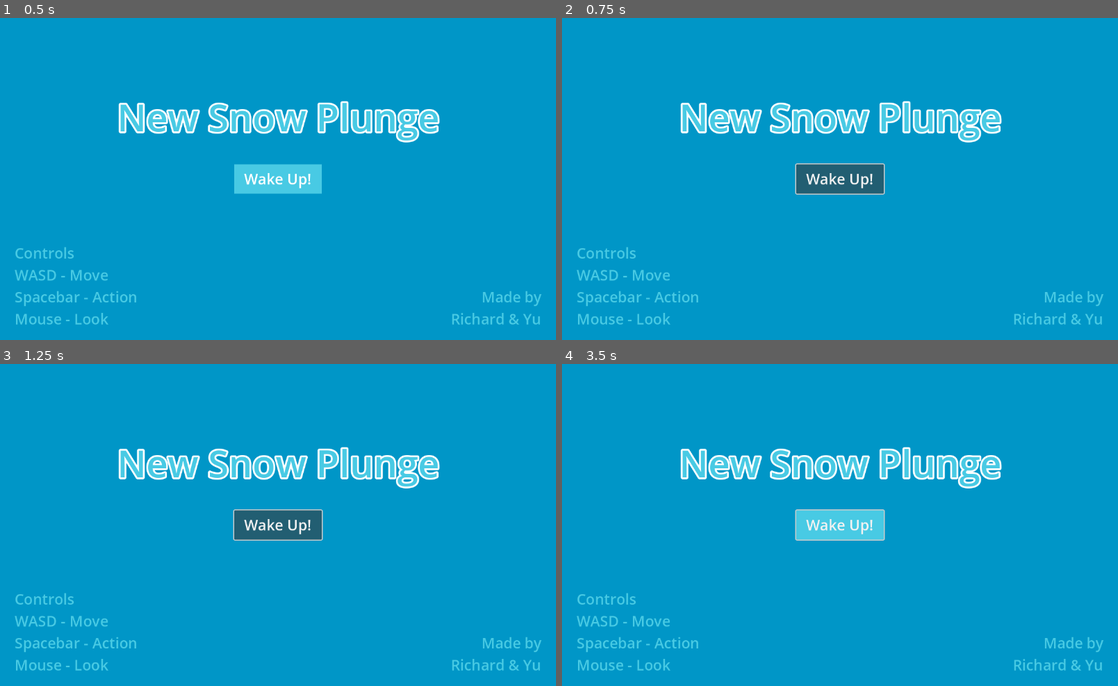
Above: before the commit, frames 1-4 (two rows, left to right).
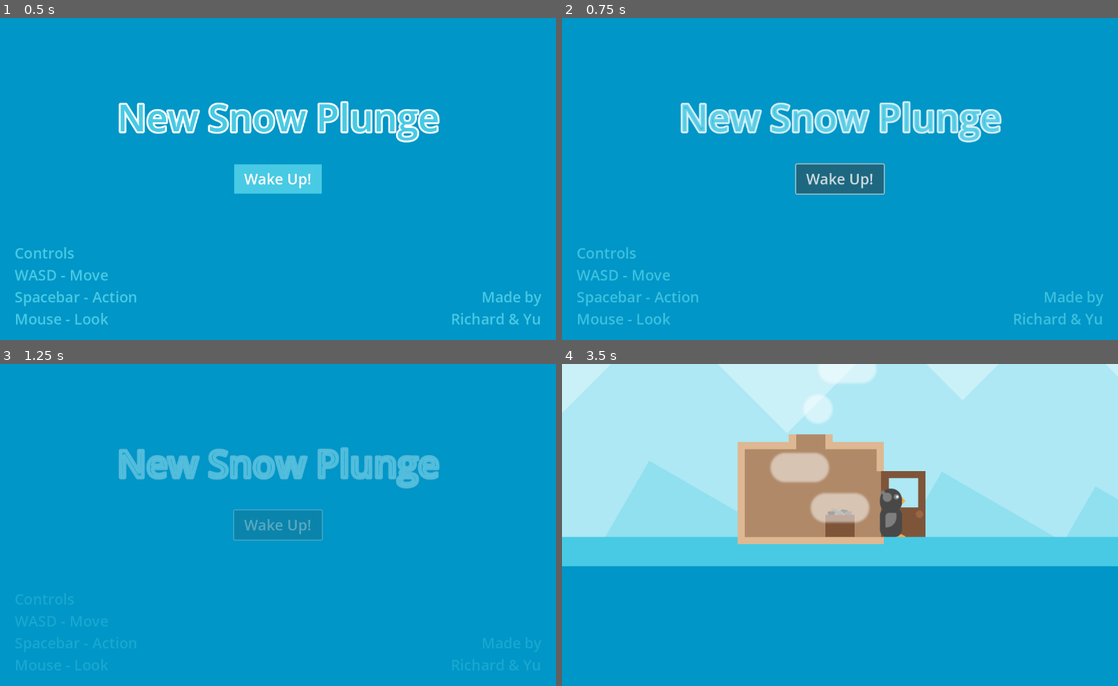
Above: after the commit, the same moments.

Repository: strawstack/MinnHax2025
Game: Godot game, scene res://main_2d.tscn
Two runs of this game, one before a commit and one after it. Both use one fixed random seed, a clock stepped at 60 frames per second and the inputs below. Before the commit the project starts from res://main.tscn.
Inputs (mouse positions are in pixels of both pictures, inside the frame that each line leads up to):
- Up to frame 1 (0.5 s): no input
- Up to frame 2 (0.75 s): click "Wake Up!" at 0.5 s
- Up to frame 3 (1.25 s): no input
- Up to frame 4 (3.5 s): move the mouse to (962, 508) at 1.27 s; hold D (right) 1.28-2.03 s; tap Space (space) at 1.35, 2.3, 3.05 s; move the mouse to (728, 541) at 2.02 s; hold S (back) 2.03-2.78 s; click (728, 541) at 2.1 s; move the mouse to (895, 454) at 2.77 s; hold D (right) from 2.78 s (still down); hold Shift (shift) from 2.78 s (still down)

Frame 1 is identical in both runs. In frame 2, 1.7% of the frame differs, in the area x 21-79%, y 25-55%; in frame 3, 4.7%; in frame 4, 64%, in the area x 0-100%, y 0-96%.

Commit message:
Start button camera animation event. Player controls. Some 2D physics bounds. Working on player jump

Diff:
--- /dev/null
+++ b/gc_main_2d.gd
@@ -0,0 +1,27 @@
+extends Node2D
+
+var player
+var camera
+var animation
+
+
+func _ready():
+	player = $Player
+	camera = $Camera2D
+	animation = $AnimationPlayer
+
+func _on_start_button_pressed():
+	animation.play("fade_out_ui")
+
+func tween_complete():
+	camera.reparent(player)
+
+func camera_to_player_tween():
+	var to = $Player.position
+	var tween = get_tree().create_tween()
+	tween.tween_property(camera, "position", to, 2.0)
+	tween.tween_callback(tween_complete)
+
+func _on_animation_player_animation_finished(anim_name):
+	if anim_name == "fade_out_ui":
+		camera_to_player_tween()
--- a/main.tscn
+++ /dev/null
@@ -1,198 +0,0 @@
-[gd_scene load_steps=12 format=3 uid="uid://cyniy5kyw6wy5"]
-
-[ext_resource type="Texture2D" uid="uid://bvm7j2tyrrjhf" path="res://images/ice_floor.png" id="1_5vw27"]
-[ext_resource type="Texture2D" uid="uid://d3np33y0fp16a" path="res://images/mountain_back.png" id="2_kek77"]
-[ext_resource type="Texture2D" uid="uid://c0mdxquy6v5sl" path="res://images/mountain_front.png" id="3_4c57u"]
-[ext_resource type="Texture2D" uid="uid://dt66cnlned1dv" path="res://images/player.png" id="4_efxa6"]
-[ext_resource type="Texture2D" uid="uid://cl4ciordjkjhd" path="res://images/sauna_room.png" id="5_dg77c"]
-[ext_resource type="Texture2D" uid="uid://dian7j7fogqs4" path="res://images/smoke.png" id="6_ycdy4"]
-[ext_resource type="Texture2D" uid="uid://d1136lp0vy0rw" path="res://images/smoke_large.png" id="7_w48qg"]
-[ext_resource type="Texture2D" uid="uid://brr5qnrvjrw7a" path="res://images/stone_sauna.png" id="8_vivmo"]
-[ext_resource type="Texture2D" uid="uid://bd1rkq3h2p4tg" path="res://images/door_close.png" id="9_4c57u"]
-[ext_resource type="Texture2D" uid="uid://b3c4v1waoftlk" path="res://images/door_open.png" id="10_efxa6"]
-
-[sub_resource type="StyleBoxFlat" id="StyleBoxFlat_4c57u"]
-bg_color = Color(0.282353, 0.792157, 0.894118, 1)
-
-[node name="main" type="Node2D"]
-
-[node name="Camera2D" type="Camera2D" parent="."]
-position = Vector2(608, 992)
-limit_left = 0
-limit_top = 48
-limit_right = 2432
-limit_bottom = 1344
-
-[node name="BackgroundArt" type="Node2D" parent="."]
-
-[node name="Background" type="ColorRect" parent="BackgroundArt"]
-offset_right = 2432.0
-offset_bottom = 640.0
-color = Color(0.792157, 0.941176, 0.972549, 1)
-
-[node name="MountainBack" type="Sprite2D" parent="BackgroundArt"]
-position = Vector2(256, 488)
-rotation = 0.785398
-texture = ExtResource("2_kek77")
-
-[node name="MountainBack2" type="Sprite2D" parent="BackgroundArt"]
-position = Vector2(752, 528)
-rotation = 0.785398
-texture = ExtResource("2_kek77")
-
-[node name="MountainBack3" type="Sprite2D" parent="BackgroundArt"]
-position = Vector2(1104, 488)
-rotation = 0.785398
-texture = ExtResource("2_kek77")
-
-[node name="MountainBack4" type="Sprite2D" parent="BackgroundArt"]
-position = Vector2(1632, 560)
-rotation = 0.785398
-texture = ExtResource("2_kek77")
-
-[node name="MountainBack5" type="Sprite2D" parent="BackgroundArt"]
-position = Vector2(2168, 640)
-rotation = 0.785398
-texture = ExtResource("2_kek77")
-
-[node name="MountainFront" type="Sprite2D" parent="BackgroundArt"]
-position = Vector2(240, 784)
-rotation = 0.523599
-texture = ExtResource("3_4c57u")
-
-[node name="MountainFront2" type="Sprite2D" parent="BackgroundArt"]
-position = Vector2(880, 808)
-rotation = 0.523599
-texture = ExtResource("3_4c57u")
-
-[node name="MountainFront3" type="Sprite2D" parent="BackgroundArt"]
-position = Vector2(1456, 848)
-rotation = -0.523599
-texture = ExtResource("3_4c57u")
-
-[node name="MountainFront4" type="Sprite2D" parent="BackgroundArt"]
-position = Vector2(1216, 840)
-rotation = 0.523599
-texture = ExtResource("3_4c57u")
-
-[node name="MountainFront5" type="Sprite2D" parent="BackgroundArt"]
-position = Vector2(2272, 808)
-rotation = 0.523599
-texture = ExtResource("3_4c57u")
-
-[node name="Underwater" type="ColorRect" parent="BackgroundArt"]
-offset_top = 640.0
-offset_right = 2432.0
-offset_bottom = 1344.0
-color = Color(0, 0.588235, 0.780392, 1)
-
-[node name="IceFloor" type="Sprite2D" parent="BackgroundArt"]
-position = Vector2(832, 608)
-texture = ExtResource("1_5vw27")
-
-[node name="IceFloor3" type="ColorRect" parent="BackgroundArt"]
-offset_left = 2048.0
-offset_top = 576.0
-offset_right = 2432.0
-offset_bottom = 640.0
-color = Color(0.282353, 0.792157, 0.894118, 1)
-
-[node name="SaunaRoom" type="Sprite2D" parent="BackgroundArt"]
-position = Vector2(544, 472)
-texture = ExtResource("5_dg77c")
-
-[node name="StoneSauna" type="Sprite2D" parent="BackgroundArt"]
-position = Vector2(608, 544)
-texture = ExtResource("8_vivmo")
-
-[node name="DoorClose" type="Sprite2D" parent="BackgroundArt"]
-position = Vector2(701, 504)
-texture = ExtResource("9_4c57u")
-
-[node name="DoorOpen" type="Sprite2D" parent="BackgroundArt"]
-position = Vector2(747, 504)
-texture = ExtResource("10_efxa6")
-
-[node name="Player" type="Sprite2D" parent="."]
-position = Vector2(480, 512)
-texture = ExtResource("4_efxa6")
-
-[node name="WaterOverlay" type="ColorRect" parent="."]
-offset_left = 1664.0
-offset_top = 640.0
-offset_right = 2048.0
-offset_bottom = 896.0
-color = Color(0, 0.588235, 0.780392, 0.501961)
-
-[node name="Smoke" type="Node2D" parent="."]
-
-[node name="Smoke" type="Sprite2D" parent="Smoke"]
-position = Vector2(560, 296)
-texture = ExtResource("6_ycdy4")
-
-[node name="Smoke2" type="Sprite2D" parent="Smoke"]
-position = Vector2(680, 120)
-texture = ExtResource("6_ycdy4")
-
-[node name="SmokeLarge" type="Sprite2D" parent="Smoke"]
-position = Vector2(624, 208)
-texture = ExtResource("7_w48qg")
-
-[node name="SmokeLarge2" type="Sprite2D" parent="Smoke"]
-position = Vector2(520, 424)
-texture = ExtResource("7_w48qg")
-
-[node name="SmokeLarge3" type="Sprite2D" parent="Smoke"]
-position = Vector2(608, 512)
-texture = ExtResource("7_w48qg")
-
-[node name="CameraPoints" type="Node2D" parent="."]
-
-[node name="CAMERA_START" type="Node2D" parent="CameraPoints"]
-position = Vector2(608, 992)
-
-[node name="MainMenu" type="Node2D" parent="."]
-
-[node name="Title" type="Label" parent="MainMenu"]
-offset_left = 256.0
-offset_top = 800.0
-offset_right = 962.0
-offset_bottom = 913.0
-theme_override_colors/font_color = Color(0.282353, 0.792157, 0.894118, 1)
-theme_override_colors/font_outline_color = Color(1, 1, 1, 1)
-theme_override_constants/outline_size = 16
-theme_override_font_sizes/font_size = 82
-text = "New Snow Plunge"
-
-[node name="CreatedBy" type="Label" parent="MainMenu"]
-offset_left = 864.0
-offset_top = 1227.0
-offset_right = 1184.0
-offset_bottom = 1320.0
-theme_override_colors/font_color = Color(0.282353, 0.792157, 0.894118, 1)
-theme_override_font_sizes/font_size = 32
-text = "Made by
-Richard & Yu"
-horizontal_alignment = 2
-
-[node name="CreatedBy2" type="Label" parent="MainMenu"]
-offset_left = 32.0
-offset_top = 1131.0
-offset_right = 352.0
-offset_bottom = 1320.0
-theme_override_colors/font_color = Color(0.282353, 0.792157, 0.894118, 1)
-theme_override_font_sizes/font_size = 32
-text = "Controls
-WASD - Move
-Spacebar - Action
-Mouse - Look"
-
-[node name="StartButton" type="Button" parent="MainMenu"]
-offset_left = 512.0
-offset_top = 960.0
-offset_right = 704.0
-offset_bottom = 1024.0
-theme_override_colors/font_color = Color(1, 1, 1, 1)
-theme_override_font_sizes/font_size = 32
-theme_override_styles/normal = SubResource("StyleBoxFlat_4c57u")
-text = "Wake Up!"
--- /dev/null
+++ b/main_2d.tscn
@@ -0,0 +1,321 @@
+[gd_scene load_steps=25 format=3 uid="uid://cyniy5kyw6wy5"]
+
+[ext_resource type="Texture2D" uid="uid://d3np33y0fp16a" path="res://images/mountain_back.png" id="1_q6avo"]
+[ext_resource type="Script" uid="uid://cdb7ddkwtjwf" path="res://gc_main_2d.gd" id="1_sxeyp"]
+[ext_resource type="Texture2D" uid="uid://c0mdxquy6v5sl" path="res://images/mountain_front.png" id="2_sxeyp"]
+[ext_resource type="Texture2D" uid="uid://bvm7j2tyrrjhf" path="res://images/ice_floor.png" id="3_coknk"]
+[ext_resource type="Texture2D" uid="uid://cl4ciordjkjhd" path="res://images/sauna_room.png" id="4_exwtt"]
+[ext_resource type="Texture2D" uid="uid://brr5qnrvjrw7a" path="res://images/stone_sauna.png" id="5_twkok"]
+[ext_resource type="Texture2D" uid="uid://bd1rkq3h2p4tg" path="res://images/door_close.png" id="6_hlidw"]
+[ext_resource type="Texture2D" uid="uid://b3c4v1waoftlk" path="res://images/door_open.png" id="7_w0t24"]
+[ext_resource type="Texture2D" uid="uid://dt66cnlned1dv" path="res://images/player.png" id="8_7arjl"]
+[ext_resource type="Texture2D" uid="uid://dian7j7fogqs4" path="res://images/smoke.png" id="9_ahvsh"]
+[ext_resource type="Texture2D" uid="uid://d1136lp0vy0rw" path="res://images/smoke_large.png" id="10_8c7tm"]
+[ext_resource type="Script" uid="uid://cnmnl3xy2xcvh" path="res://player_2d.gd" id="10_coknk"]
+
+[sub_resource type="Animation" id="Animation_sxeyp"]
+resource_name = "fade_out_ui"
+tracks/0/type = "value"
+tracks/0/imported = false
+tracks/0/enabled = true
+tracks/0/path = NodePath("MainMenu:modulate")
+tracks/0/interp = 1
+tracks/0/loop_wrap = true
+tracks/0/keys = {
+"times": PackedFloat32Array(0, 1),
+"transitions": PackedFloat32Array(1, 1),
+"update": 0,
+"values": [Color(1, 1, 1, 1), Color(1, 1, 1, 0)]
+}
+
+[sub_resource type="Animation" id="Animation_coknk"]
+length = 0.001
+tracks/0/type = "value"
+tracks/0/imported = false
+tracks/0/enabled = true
+tracks/0/path = NodePath("MainMenu:modulate")
+tracks/0/interp = 1
+tracks/0/loop_wrap = true
+tracks/0/keys = {
+"times": PackedFloat32Array(0),
+"transitions": PackedFloat32Array(1),
+"update": 0,
+"values": [Color(1, 1, 1, 1)]
+}
+
+[sub_resource type="AnimationLibrary" id="AnimationLibrary_exwtt"]
+_data = {
+&"RESET": SubResource("Animation_coknk"),
+&"fade_out_ui": SubResource("Animation_sxeyp")
+}
+
+[sub_resource type="CapsuleShape2D" id="CapsuleShape2D_sxeyp"]
+radius = 24.0
+height = 96.0
+
+[sub_resource type="StyleBoxFlat" id="StyleBoxFlat_4c57u"]
+bg_color = Color(0.282353, 0.792157, 0.894118, 1)
+
+[sub_resource type="RectangleShape2D" id="RectangleShape2D_coknk"]
+size = Vector2(1664, 64)
+
+[sub_resource type="RectangleShape2D" id="RectangleShape2D_exwtt"]
+size = Vector2(384, 64)
+
+[sub_resource type="RectangleShape2D" id="RectangleShape2D_w0t24"]
+size = Vector2(384, 64)
+
+[sub_resource type="RectangleShape2D" id="RectangleShape2D_twkok"]
+size = Vector2(64, 128)
+
+[sub_resource type="RectangleShape2D" id="RectangleShape2D_hlidw"]
+size = Vector2(64, 128)
+
+[sub_resource type="RectangleShape2D" id="RectangleShape2D_7arjl"]
+size = Vector2(64, 320)
+
+[sub_resource type="RectangleShape2D" id="RectangleShape2D_ahvsh"]
+size = Vector2(64, 320)
+
+[node name="main_2d" type="Node2D"]
+script = ExtResource("1_sxeyp")
+
+[node name="AnimationPlayer" type="AnimationPlayer" parent="."]
+libraries = {
+&"": SubResource("AnimationLibrary_exwtt")
+}
+
+[node name="Camera2D" type="Camera2D" parent="."]
+position = Vector2(608, 992)
+limit_left = 0
+limit_top = 48
+limit_right = 2432
+limit_bottom = 1344
+
+[node name="BackgroundArt" type="Node2D" parent="."]
+
+[node name="Background" type="ColorRect" parent="BackgroundArt"]
+offset_right = 2432.0
+offset_bottom = 640.0
+color = Color(0.792157, 0.941176, 0.972549, 1)
+
+[node name="MountainBack" type="Sprite2D" parent="BackgroundArt"]
+position = Vector2(256, 488)
+rotation = 0.785398
+texture = ExtResource("1_q6avo")
+
+[node name="MountainBack2" type="Sprite2D" parent="BackgroundArt"]
+position = Vector2(752, 528)
+rotation = 0.785398
+texture = ExtResource("1_q6avo")
+
+[node name="MountainBack3" type="Sprite2D" parent="BackgroundArt"]
+position = Vector2(1104, 488)
+rotation = 0.785398
+texture = ExtResource("1_q6avo")
+
+[node name="MountainBack4" type="Sprite2D" parent="BackgroundArt"]
+position = Vector2(1632, 560)
+rotation = 0.785398
+texture = ExtResource("1_q6avo")
+
+[node name="MountainBack5" type="Sprite2D" parent="BackgroundArt"]
+position = Vector2(2168, 640)
+rotation = 0.785398
+texture = ExtResource("1_q6avo")
+
+[node name="MountainFront" type="Sprite2D" parent="BackgroundArt"]
+position = Vector2(240, 784)
+rotation = 0.523599
+texture = ExtResource("2_sxeyp")
+
+[node name="MountainFront2" type="Sprite2D" parent="BackgroundArt"]
+position = Vector2(880, 808)
+rotation = 0.523599
+texture = ExtResource("2_sxeyp")
+
+[node name="MountainFront3" type="Sprite2D" parent="BackgroundArt"]
+position = Vector2(1456, 848)
+rotation = -0.523599
+texture = ExtResource("2_sxeyp")
+
+[node name="MountainFront4" type="Sprite2D" parent="BackgroundArt"]
+position = Vector2(1216, 840)
+rotation = 0.523599
+texture = ExtResource("2_sxeyp")
+
+[node name="MountainFront5" type="Sprite2D" parent="BackgroundArt"]
+position = Vector2(2272, 808)
+rotation = 0.523599
+texture = ExtResource("2_sxeyp")
+
+[node name="Underwater" type="ColorRect" parent="BackgroundArt"]
+offset_top = 640.0
+offset_right = 2432.0
+offset_bottom = 1344.0
+color = Color(0, 0.588235, 0.780392, 1)
+
+[node name="IceFloor" type="Sprite2D" parent="BackgroundArt"]
+position = Vector2(832, 608)
+texture = ExtResource("3_coknk")
+
+[node name="IceFloor3" type="ColorRect" parent="BackgroundArt"]
+offset_left = 2048.0
+offset_top = 576.0
+offset_right = 2432.0
+offset_bottom = 640.0
+color = Color(0.282353, 0.792157, 0.894118, 1)
+
+[node name="SaunaRoom" type="Sprite2D" parent="BackgroundArt"]
+position = Vector2(544, 472)
+texture = ExtResource("4_exwtt")
+
+[node name="StoneSauna" type="Sprite2D" parent="BackgroundArt"]
+position = Vector2(608, 544)
+texture = ExtResource("5_twkok")
+
+[node name="DoorClose" type="Sprite2D" parent="BackgroundArt"]
+position = Vector2(701, 504)
+texture = ExtResource("6_hlidw")
+
+[node name="DoorOpen" type="Sprite2D" parent="BackgroundArt"]
+position = Vector2(747, 504)
+texture = ExtResource("7_w0t24")
+
+[node name="Player" type="CharacterBody2D" parent="."]
+position = Vector2(480, 512)
+script = ExtResource("10_coknk")
+
+[node name="Sprite2D" type="Sprite2D" parent="Player"]
+texture = ExtResource("8_7arjl")
+
+[node name="CollisionShape2D" type="CollisionShape2D" parent="Player"]
+position = Vector2(0, 16)
+shape = SubResource("CapsuleShape2D_sxeyp")
+
+[node name="WaterOverlay" type="ColorRect" parent="."]
+offset_left = 1664.0
+offset_top = 640.0
+offset_right = 2048.0
+offset_bottom = 896.0
+color = Color(0, 0.588235, 0.780392, 0.501961)
+
+[node name="Smoke" type="Node2D" parent="."]
+
+[node name="Smoke" type="Sprite2D" parent="Smoke"]
+position = Vector2(560, 296)
+texture = ExtResource("9_ahvsh")
+
+[node name="Smoke2" type="Sprite2D" parent="Smoke"]
+position = Vector2(680, 120)
+texture = ExtResource("9_ahvsh")
+
+[node name="SmokeLarge" type="Sprite2D" parent="Smoke"]
+position = Vector2(624, 208)
+texture = ExtResource("10_8c7tm")
+
+[node name="SmokeLarge2" type="Sprite2D" parent="Smoke"]
+position = Vector2(520, 424)
+texture = ExtResource("10_8c7tm")
+
+[node name="SmokeLarge3" type="Sprite2D" parent="Smoke"]
+position = Vector2(608, 512)
+texture = ExtResource("10_8c7tm")
+
+[node name="CameraPoints" type="Node2D" parent="."]
+
+[node name="CAMERA_START" type="Node2D" parent="CameraPoints"]
+position = Vector2(608, 992)
+
+[node name="MainMenu" type="Node2D" parent="."]
+
+[node name="Title" type="Label" parent="MainMenu"]
+offset_left = 256.0
+offset_top = 800.0
+offset_right = 962.0
+offset_bottom = 913.0
+theme_override_colors/font_color = Color(0.282353, 0.792157, 0.894118, 1)
+theme_override_colors/font_outline_color = Color(1, 1, 1, 1)
+theme_override_constants/outline_size = 16
+theme_override_font_sizes/font_size = 82
+text = "New Snow Plunge"
+
+[node name="CreatedBy" type="Label" parent="MainMenu"]
+offset_left = 864.0
+offset_top = 1227.0
+offset_right = 1184.0
+offset_bottom = 1320.0
+theme_override_colors/font_color = Color(0.282353, 0.792157, 0.894118, 1)
+theme_override_font_sizes/font_size = 32
+text = "Made by
+Richard & Yu"
+horizontal_alignment = 2
+
+[node name="CreatedBy2" type="Label" parent="MainMenu"]
+offset_left = 32.0
+offset_top = 1131.0
+offset_right = 352.0
+offset_bottom = 1320.0
+theme_override_colors/font_color = Color(0.282353, 0.792157, 0.894118, 1)
+theme_override_font_sizes/font_size = 32
+text = "Controls
+WASD - Move
+Spacebar - Action
+Mouse - Look"
+
+[node name="StartButton" type="Button" parent="MainMenu"]
+offset_left = 512.0
+offset_top = 960.0
+offset_right = 704.0
+offset_bottom = 1024.0
+theme_override_colors/font_color = Color(1, 1, 1, 1)
+theme_override_font_sizes/font_size = 32
+theme_override_styles/normal = SubResource("StyleBoxFlat_4c57u")
+text = "Wake Up!"
+
+[node name="invisible_walls" type="Node2D" parent="."]
+
+[node name="ice_StaticBody2D" type="StaticBody2D" parent="invisible_walls"]
+position = Vector2(832, 608)
+
+[node name="CollisionShape2D" type="CollisionShape2D" parent="invisible_walls/ice_StaticBody2D"]
+shape = SubResource("RectangleShape2D_coknk")
+
+[node name="ice_StaticBody2D2" type="StaticBody2D" parent="invisible_walls"]
+position = Vector2(2240, 608)
+
+[node name="CollisionShape2D" type="CollisionShape2D" parent="invisible_walls/ice_StaticBody2D2"]
+shape = SubResource("RectangleShape2D_exwtt")
+
+[node name="ice_under_StaticBody2D3" type="StaticBody2D" parent="invisible_walls"]
+position = Vector2(1856, 736)
+
+[node name="CollisionShape2D" type="CollisionShape2D" parent="invisible_walls/ice_under_StaticBody2D3"]
+shape = SubResource("RectangleShape2D_w0t24")
+
+[node name="wall_StaticBody2D3" type="StaticBody2D" parent="invisible_walls"]
+position = Vector2(1632, 704)
+
+[node name="CollisionShape2D" type="CollisionShape2D" parent="invisible_walls/wall_StaticBody2D3"]
+shape = SubResource("RectangleShape2D_twkok")
+
+[node name="wall_StaticBody2D4" type="StaticBody2D" parent="invisible_walls"]
+position = Vector2(2080, 704)
+
+[node name="CollisionShape2D" type="CollisionShape2D" parent="invisible_walls/wall_StaticBody2D4"]
+shape = SubResource("RectangleShape2D_hlidw")
+
+[node name="wall_StaticBody2D5" type="StaticBody2D" parent="invisible_walls"]
+position = Vector2(368, 416)
+
+[node name="CollisionShape2D" type="CollisionShape2D" parent="invisible_walls/wall_StaticBody2D5"]
+shape = SubResource("RectangleShape2D_7arjl")
+
+[node name="wall_StaticBody2D6" type="StaticBody2D" parent="invisible_walls"]
+position = Vector2(2400, 416)
+
+[node name="CollisionShape2D" type="CollisionShape2D" parent="invisible_walls/wall_StaticBody2D6"]
+shape = SubResource("RectangleShape2D_ahvsh")
+
+[connection signal="animation_finished" from="AnimationPlayer" to="." method="_on_animation_player_animation_finished"]
+[connection signal="pressed" from="MainMenu/StartButton" to="." method="_on_start_button_pressed"]
--- /dev/null
+++ b/player_2d.gd
@@ -0,0 +1,31 @@
+extends CharacterBody2D
+
+var speed = 10000
+var jump = 10000
+var gravity = 5000
+
+var sprite
+
+func _ready():
+	sprite = $Sprite2D
+
+
+func _process(delta):
+	var vec = Vector2.ZERO
+
+	if Input.is_action_pressed("right"):
+		sprite.set_flip_h(false)
+		vec.x = delta * speed
+
+	if Input.is_action_pressed("left"):
+		sprite.set_flip_h(true)
+		vec.x = delta * -1 * speed
+
+	if Input.is_action_just_pressed("space"):
+		vec.y = -1 * jump
+
+	vec.y += gravity
+
+	velocity = vec
+	print(velocity)
+	move_and_slide()
Not shown, added: gc_main_2d.gd.uid
Not shown, changed: main_3d.tscn
Not shown, added: player_2d.gd.uid
